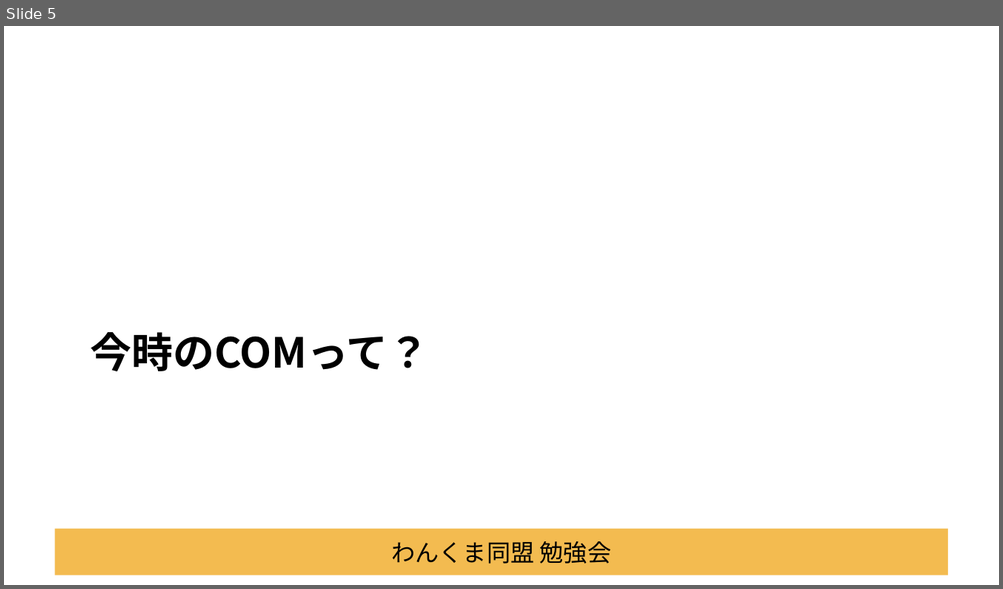
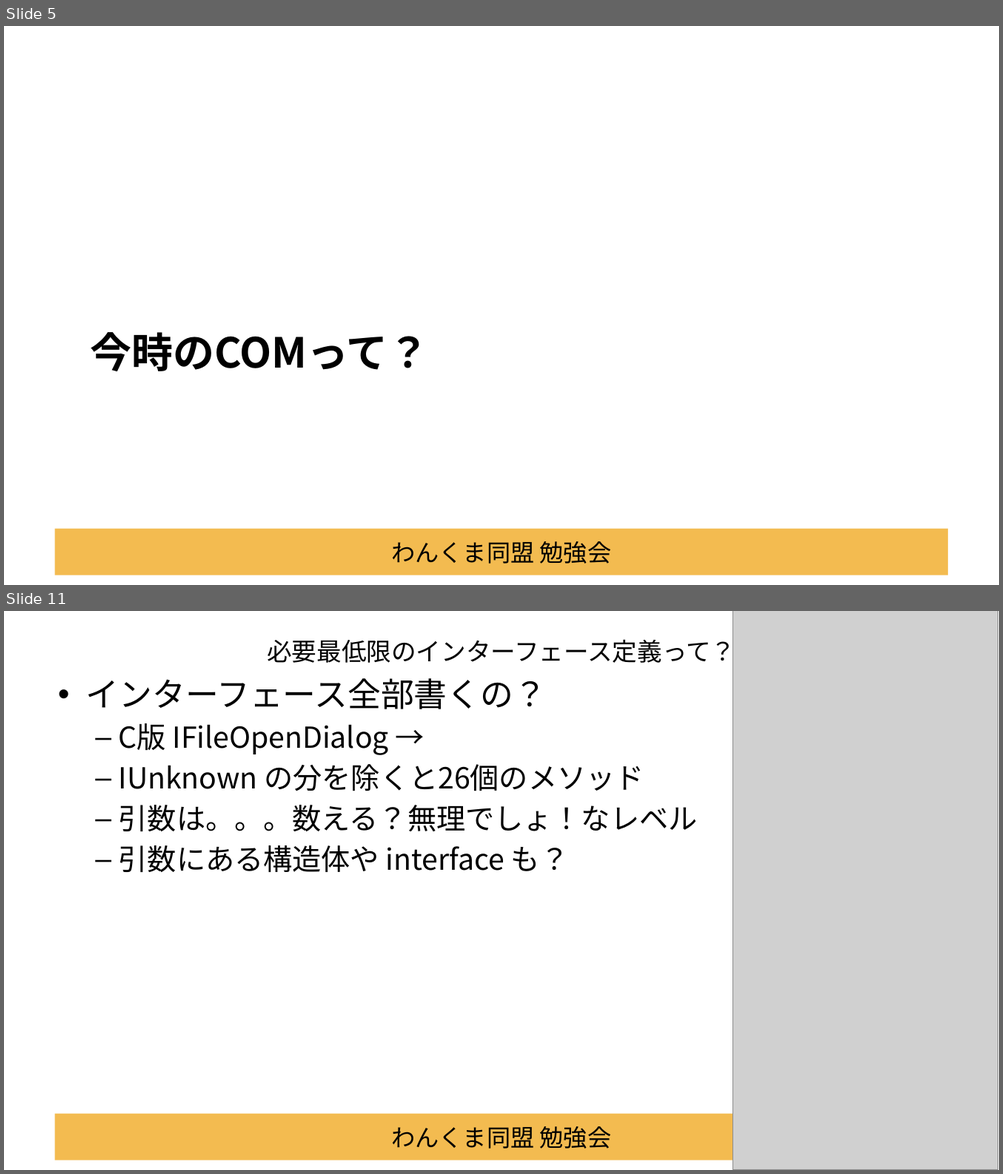
Before and after one commit to Tocchann/dotnetlab202009, a slide deck: Documents/セッション資料.pptx. Shown one above the other, each under a label of ours: slide 5 before the commit, slides 5 and 11 after it; the slides between them are not shown. The pictures are 1003x589 and 1003x1174 pixels, drawn with LibreOffice and Linux fonts; fonts in the diff are those of the drawing; grey boxes stand for pictures; background and template pictures are left out. Boxes give left, top, right and bottom in pixels: in the first picture for what was removed or moved away, otherwise in the second. Text is boxed around its words. In the diff, an @@ line names an element or a change of style, - is before the commit and + after.

```diff
--- a/Documents/セッション資料.pptx
+++ b/Documents/セッション資料.pptx
@@ slide 11 added at box(4, 611, 999, 1170), background #FFFFFF; not listed: 1 template element that a slide beside it also shows @@
@@ picture added at box(733, 611, 998, 1170) @@
@@ title added at box(267, 635, 735, 668), 24 pt, text #000000 @@
+必要最低限のインターフェース定義って？
@@ text added at box(86, 678, 697, 872), 28 pt, text #000000 @@
+• インターフェース全部書くの？
+  – C版 IFileOpenDialog →
+  – IUnknown の分を除くと26個のメソッド
+  – 引数は。。。数える？無理でしょ！なレベル
+  – 引数にある構造体や interface も？
```
Also in this commit, not shown: 5 slides changed, 8 other slides added, 5 other files.
